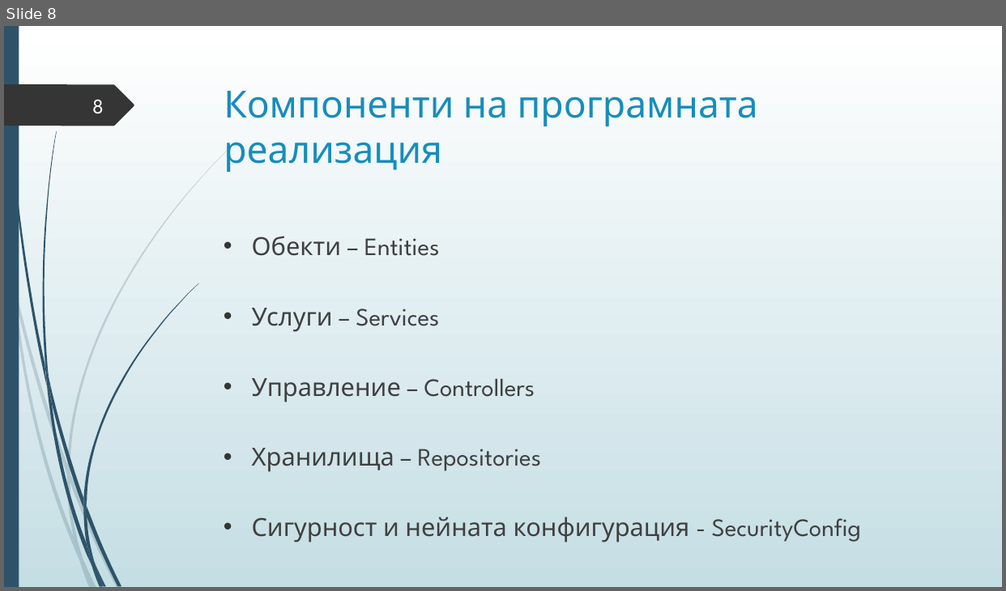
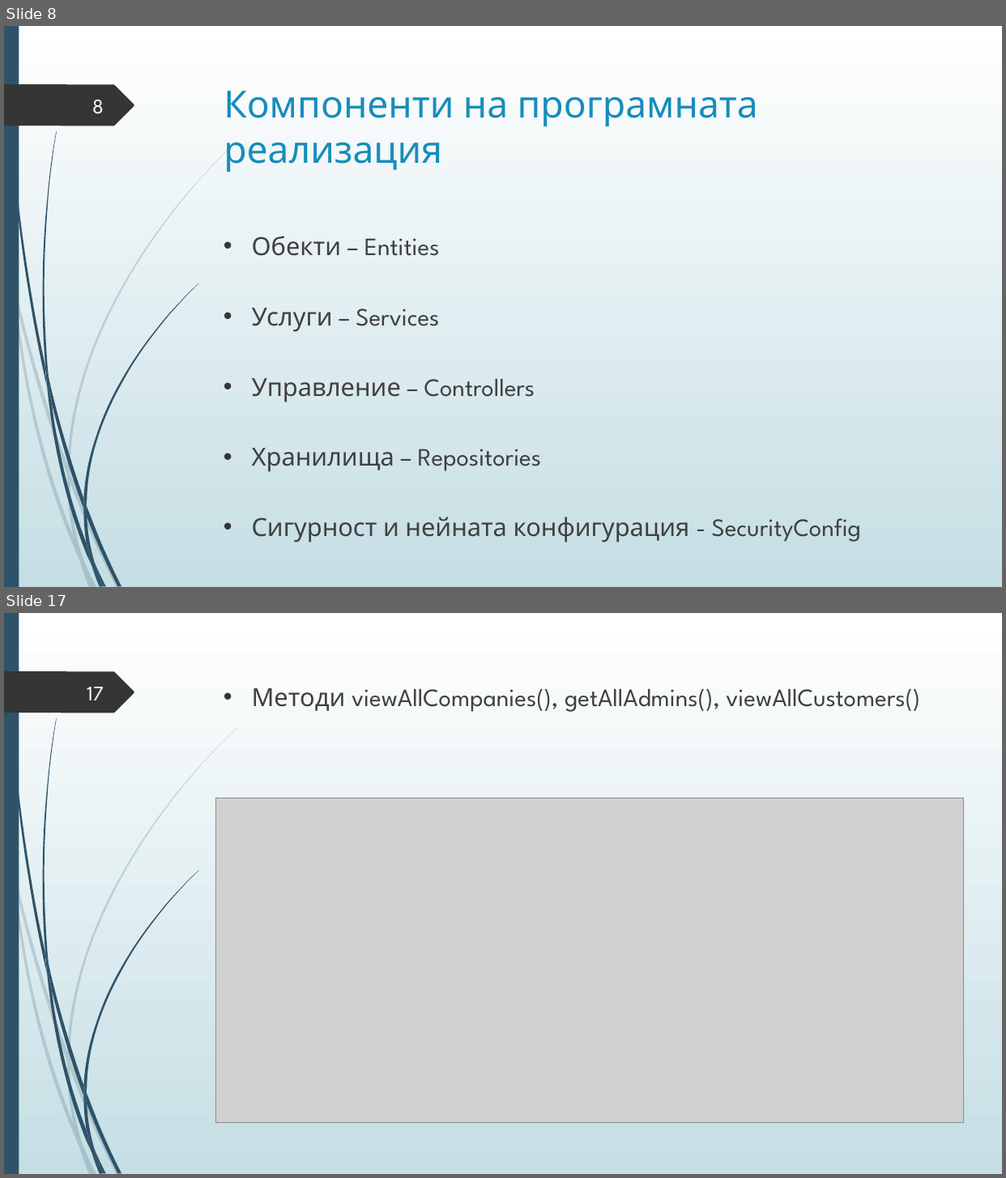
Before and after one commit to Izabel96/PlayingFieldReservations, a slide deck: Дипломна защита.pptx. Shown one above the other, each under a label of ours: slide 8 before the commit, slides 8 and 17 after it; the slides between them are not shown. The pictures are 1006x591 and 1006x1178 pixels, drawn with LibreOffice and Linux fonts; fonts in the diff are those of the drawing; grey boxes stand for pictures. Boxes give left, top, right and bottom in pixels: in the first picture for what was removed or moved away, otherwise in the second. Text is boxed around its words. In the diff, an @@ line names an element or a change of style, - is before the commit and + after.

```diff
--- a/Дипломна защита.pptx
+++ b/Дипломна защита.pptx
@@ slide 17 added at box(4, 613, 1002, 1174), background gradient #FFFFFF to #C5DEE5; not listed: 24 template elements that a slide beside it also shows @@
@@ page number added at box(87, 687, 104, 700), 20 pt, text #FEFFFF @@
+17
@@ text added at box(252, 688, 920, 712), 24 pt, text #404040 @@
+• Методи viewAllCompanies(), getAllAdmins(), viewAllCustomers()
@@ picture added at box(216, 798, 963, 1122) @@
```
Also in this commit, not shown: 22 other slides added.
